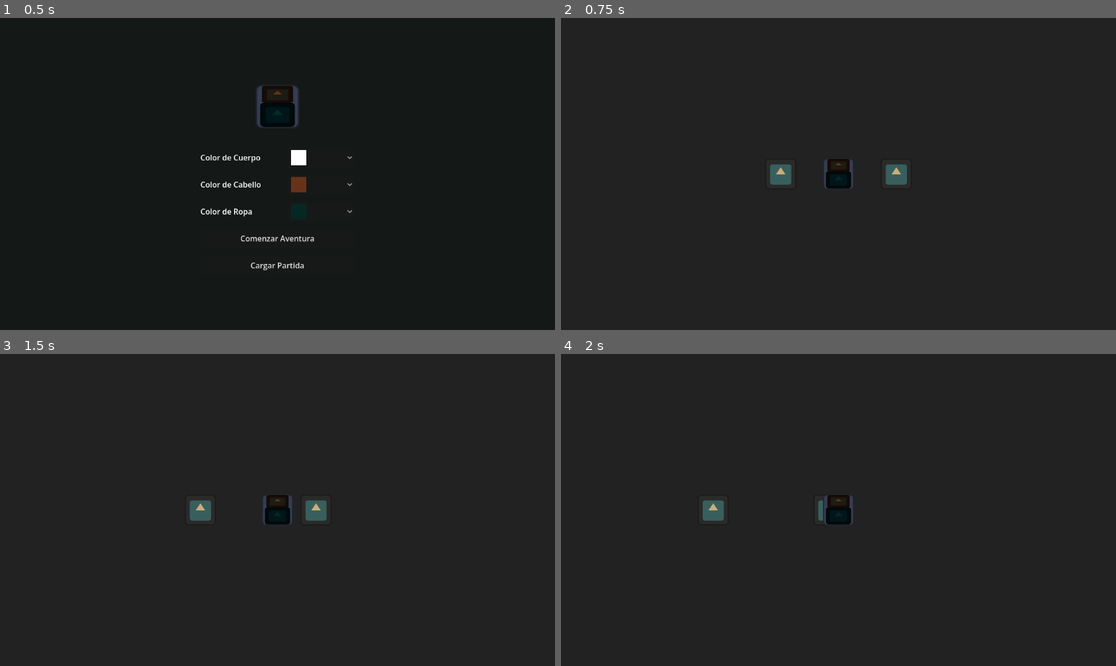
Above: before the commit, frames 1-4 (two rows, left to right).
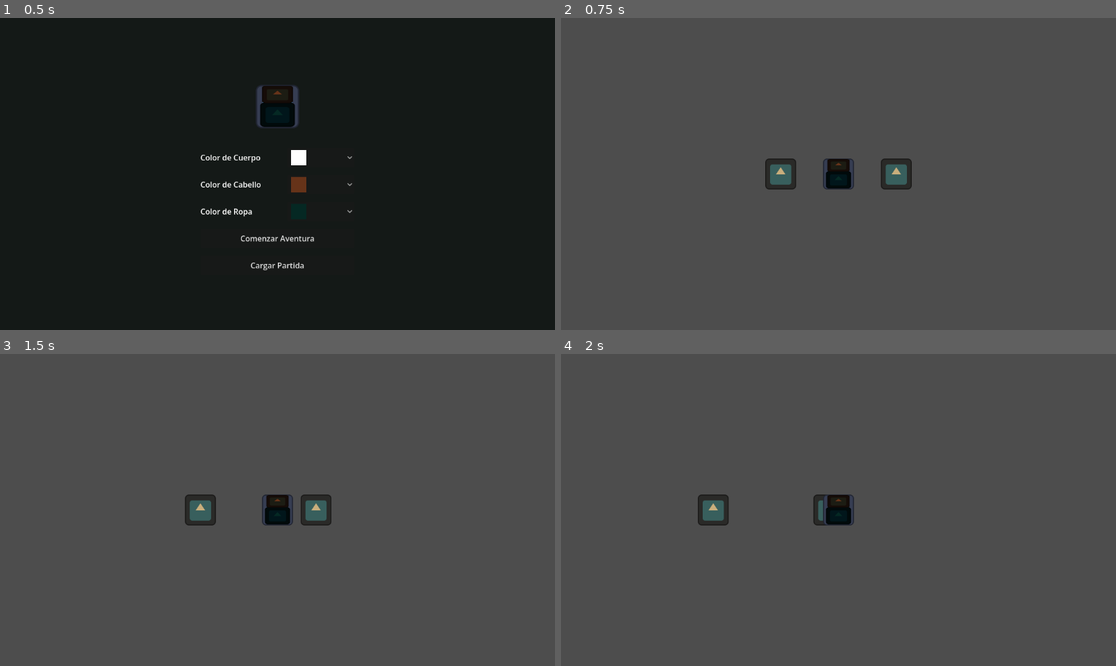
Above: after the commit, the same moments.

Repository: rualesana-046/Proyecto_videojuego_2D
Game: Godot game, scene res://scenes/ui/CharacterCreator.tscn
Same seed, same stepped clock (60 frames per second), same inputs: the game is played once before the commit and once after it. The engine's default icon, where the game draws it, is replaced by a stand-in: a white triangle on a blue panel in a dark square.
Inputs:
- Up to frame 1 (0.5 s): no input
- Up to frame 2 (0.75 s): click "Comenzar Aventura" at 0.5 s
- Up to frame 3 (1.5 s): tap Enter at 1.25 s; hold D (move_right) from 1.28 s (still down); hold E (interact) from 1.28 s (still down)
- Up to frame 4 (2 s): keep holding D (move_right); keep holding E (interact)

Frame 1 is identical in both runs. In frame 2, 98% of the frame differs, in the area x 0-100%, y 0-100%; in frame 3, 98%; in frame 4, 99%.

Commit message:
refactor: replace greybox background with Y-Sorted TileMapLayers for art integration

Diff:
--- a/scenes/levels/Level1.tscn
+++ b/scenes/levels/Level1.tscn
@@ -1,18 +1,23 @@
-[gd_scene load_steps=5 format=3 uid="uid://c4lan2m6v8x1p"]
+[gd_scene load_steps=6 format=3 uid="uid://c4lan2m6v8x1p"]
 
 [ext_resource type="PackedScene" uid="uid://b8m3x7p2laq1w" path="res://scenes/entities/Player.tscn" id="1_player_scene"]
 [ext_resource type="PackedScene" uid="uid://f3n7r9x2m5p8w" path="res://scenes/entities/NPC.tscn" id="2_npc_scene"]
 [ext_resource type="PackedScene" uid="uid://e7p4r2n8x5m1q" path="res://scenes/ui/DialogueOverlay.tscn" id="3_dialogue_overlay_scene"]
 [ext_resource type="PackedScene" uid="uid://p7m2n9x4q1r8w" path="res://scenes/ui/PauseMenu.tscn" id="4_pause_menu_scene"]
 
+[sub_resource type="TileSet" id="TileSet_aldeavieja"]
+tile_size = Vector2i(16, 16)
+
 [node name="Level1" type="Node2D" unique_id=123768958]
+y_sort_enabled = true
 
-[node name="Background" type="ColorRect" parent="." unique_id=1350582177]
-offset_left = -1001.0
-offset_top = -1001.0
-offset_right = 999.0
-offset_bottom = 999.0
-color = Color(0.133333, 0.133333, 0.133333, 1)
+[node name="GroundLayer" type="TileMapLayer" parent="."]
+z_index = -1
+tile_set = SubResource("TileSet_aldeavieja")
+
+[node name="EnvironmentLayer" type="TileMapLayer" parent="."]
+y_sort_enabled = true
+tile_set = SubResource("TileSet_aldeavieja")
 
 [node name="NPC" parent="." instance=ExtResource("2_npc_scene")]
 position = Vector2(120, 0)
Not shown, added: scenes/ui/PauseMenu.gd.uid
Not shown: 1 places in scenes/ui/PauseMenu.tscn that only renumber resources
